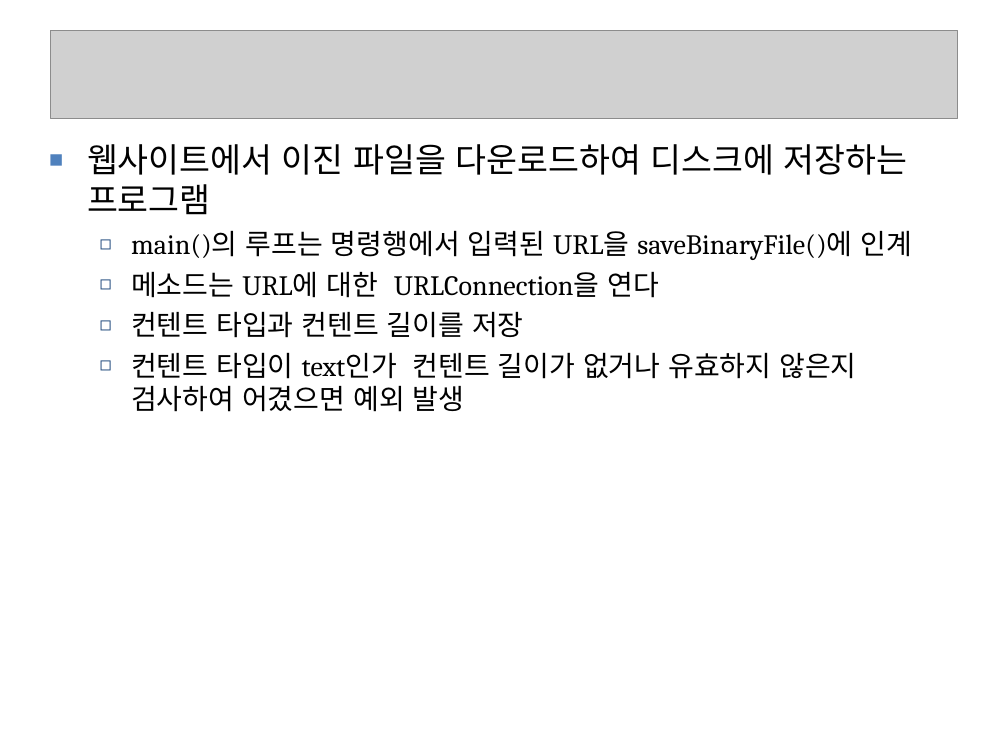
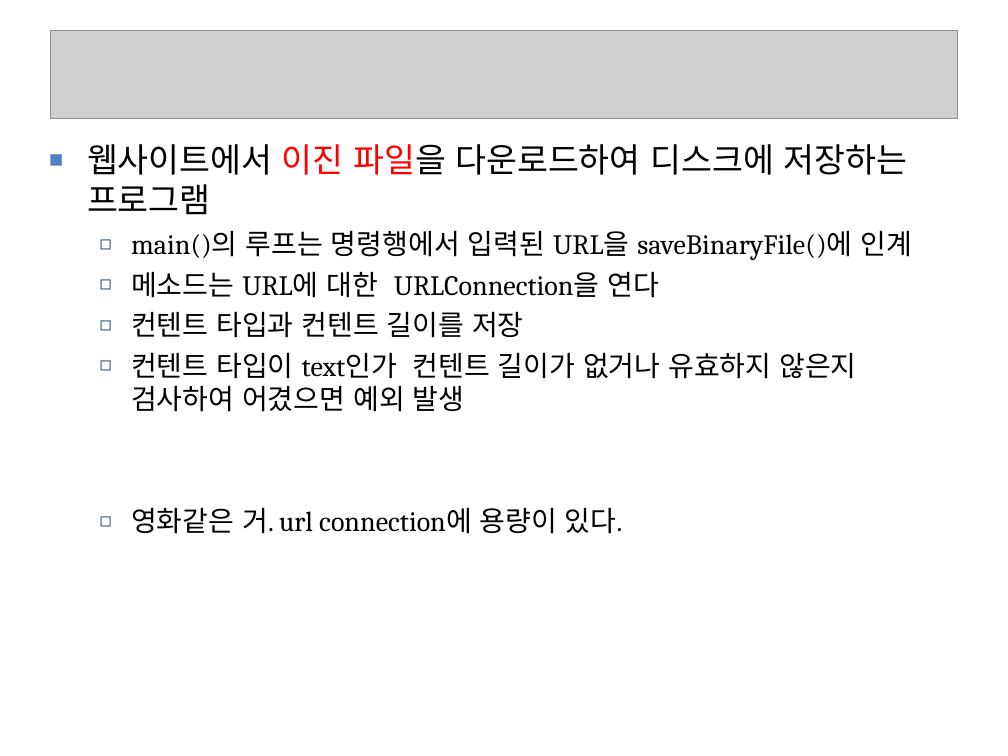
Before and after one commit to seleuchel/javaNetwork, a slide deck: slide 21 of ppt/802_chap07URLConnection.ppt. Drawn at 1008x756 pixels with LibreOffice and Linux fonts; fonts in the diff are those of the drawing; grey boxes stand for pictures; background and template pictures are left out. Boxes give left, top, right and bottom in pixels: in the first picture for what was removed or moved away, otherwise in the second. Text is boxed around its words. In the diff, an @@ line names an element or a change of style, - is before the commit and + after.

```diff
--- a/ppt/802_chap07URLConnection.ppt
+++ b/ppt/802_chap07URLConnection.ppt
@@ text at [87,144,907,215]: text colour #000000 to #FF0000 in "이진 파일을" @@
@@ text at [131,507,622,534]: paragraph added @@
+  ◻ 영화같은 거. url connection에 용량이 있다.
```
Also in this commit, not shown: 9 other slides changed, 21 other files.
